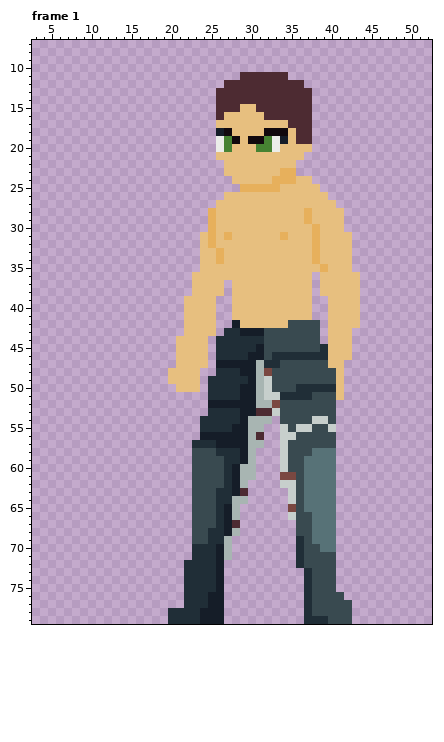
A pixel-art file gets an edit: Images/AsepriteICON/Character.aseprite. Above, as it was before the edit.
64x80 pixels, 5 frames. Shown: frame 1: x 3..52, y 7..79. The commit also changed other frames, which this record leaves out.
After:
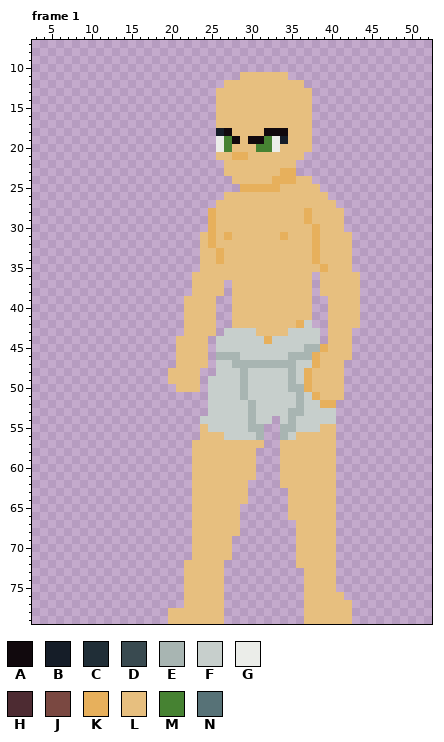
Palette (. is transparent): A #11090d  B #151d28  C #202e37  D #394a50  E #a8b5b2  F #c7cfcc  G #ebede9  H #4d2b32  J #7a4841  K #e7b05c  L #e7bf7f  M #468232  N #577277
Change:
layer "hair" removed
Changed rows in their new state; - is an unchanged pixel.
Frame 1:
first column x 26:
11 ---LLLLLL---
12 -LLLLLLLLLL-
13 LLLLLLLLLLLL
14 LLLLLLLLLLLL
15 LLL--LLLLLLL
16 L-----LLLLLL
17 ---------LLL
18 ----------LL
19 ----------LL
21 --KK--------
first column x 20:
42 --------L------LKF.----
43 -------FFFFLLLLFFFF----
44 ------FFFFFFKFFFFFF----
45 ------FFFFFFFFFFFEEK---
46 ------EEEFFFFFFEEEKL---
47 ------FFEEE-EEEEFFKL---
48 ------FFFEFFFFFEFKLLL--
49 -----FFFFEFF-FFEFKLLL--
50 -----FFFFEFF-FFEEKLLL--
51 -----FFFFEFF--FFEFKLL--
52 -----FFFFFEFFFFFEFFKK--
53 -----FFFFFEFF-FEEFFFF--
54 ----FFFFFF-FF-FEFF--F--
55 ----LFFFFF----EE--FLL--
56 ----LLLFFFFE--E-LLLLL--
57 ---LLLLLLLLL--LLLLLLL--
58 ---LLLLLLLL---LLLLLLL--
59 ---LLLLLLLL---LLLLLLL--
60 ---LLLLLLLL---LLLLLLL--
61 ---LLLLLLLL---LLLLLLL--
62 ---LLLLLLL----LLLLLLL--
63 ---LLLLLLL-----LLLLLL--
64 ---LLLLLLL-----LLLLLL--
65 ---LLLLLL------LLLLLL--
66 ---LLLLLL------LLLLLL--
67 ---LLLLLL-------LLLLL--
68 ---LLLLLL-------LLLLL--
69 ---LLLLL--------LLLLL--
70 ---LLLLL--------LLLLL--
71 ---LLLLL--------LLLLL--
72 --LLLLL---------LLLLL--
73 --LLLLL----------LLLL--
74 --LLLLL----------LLLL--
75 --LLLLL----------LLLL--
76 --LLLLL----------LLLLL-
77 --LLLLL----------LLLLLL
78 LLLLLLL----------LLLLLL
79 LLLLLLL----------LLLLLL
Where, in picture pixels (left, top, right, bottom), the same in both pictures:
changed: (216, 72, 312, 160)
changed: (168, 320, 352, 624)
